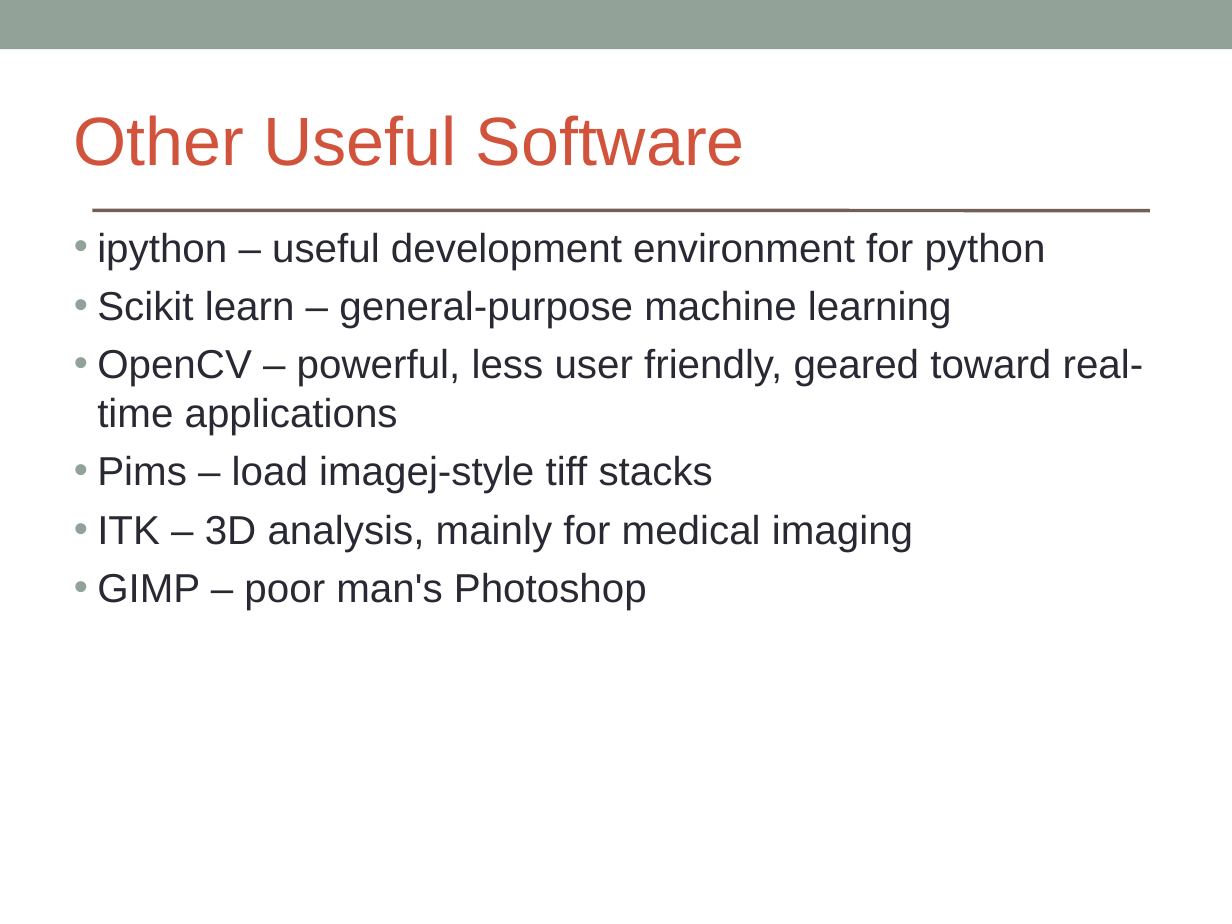
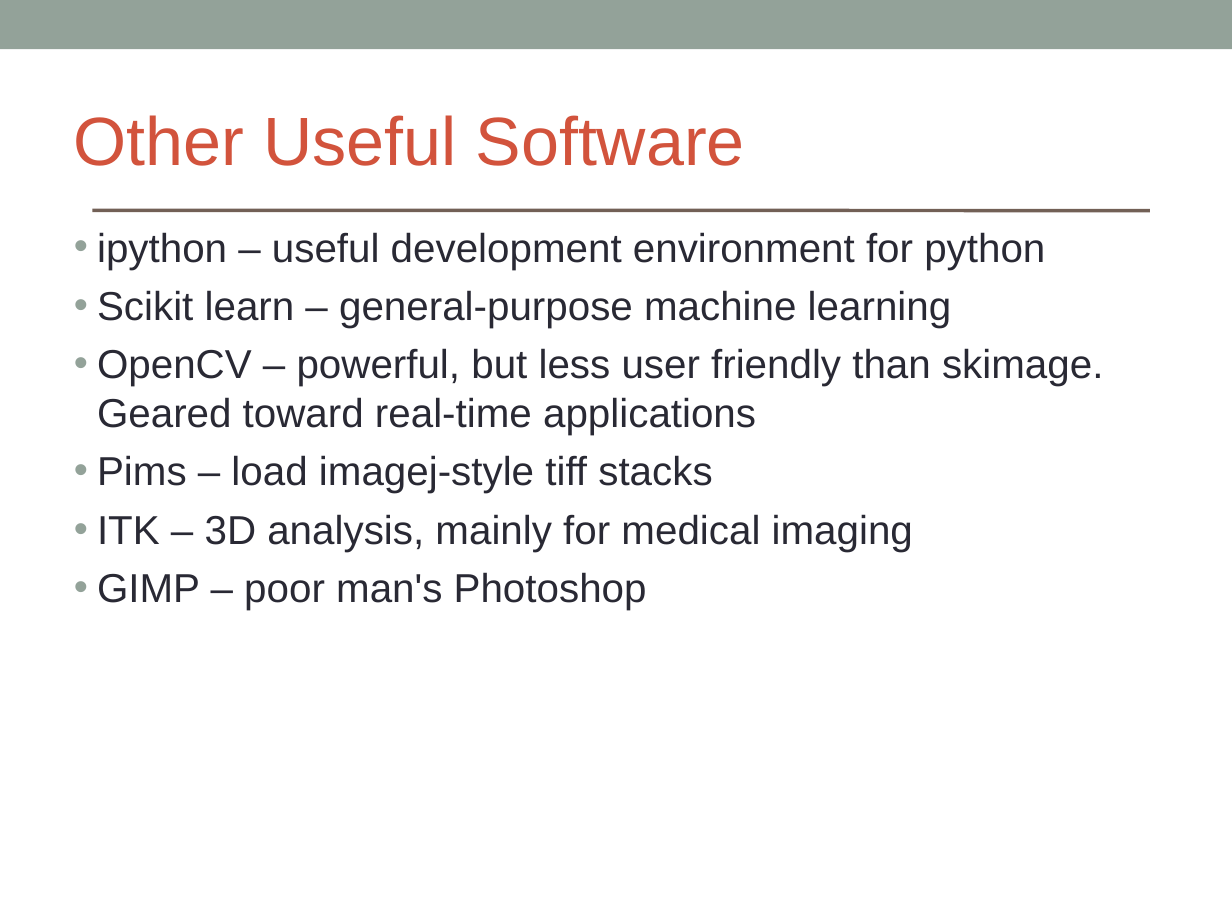
Before and after one commit to brikeats/Image-Analysis-in-Python, a slide deck: slide 7 of ImageAnalysisPython.ppt. Drawn at 1232x924 pixels with LibreOffice and Linux fonts; fonts in the diff are those of the drawing. Boxes give left, top, right and bottom in pixels: in the first picture for what was removed or moved away, otherwise in the second. Text is boxed around its words. In the diff, an @@ line names an element or a change of style, - is before the commit and + after.

```diff
--- a/ImageAnalysisPython.ppt
+++ b/ImageAnalysisPython.ppt
@@ text at (97, 348, 1103, 435): text changed @@
-• OpenCV – powerful, less user friendly, geared toward real-time applications
+• OpenCV – powerful, but less user friendly than skimage. Geared toward real-time applications
```
Also in this commit, not shown: 4 other slides changed, 1 other file.
